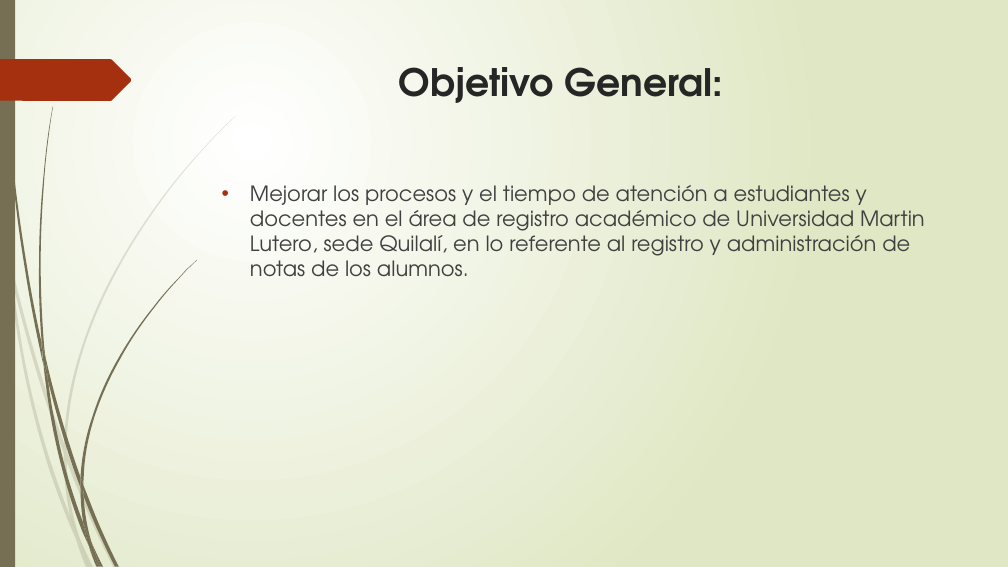
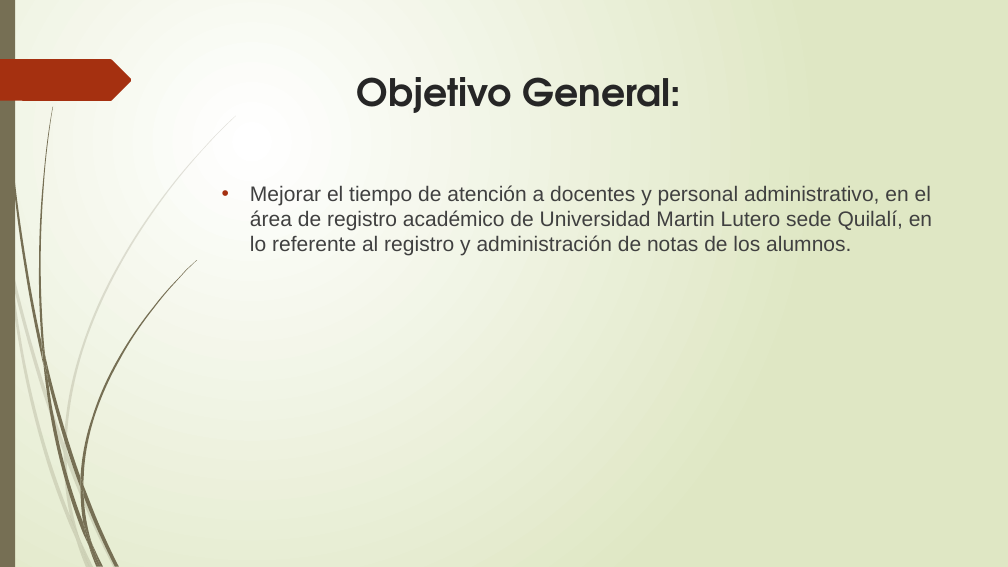
Before and after one commit to francha23/sistema-de-notas, a slide deck: slide 6 of Presentacion/El principio de la sabiduría es el temor.pptx. Drawn at 1008x567 pixels with LibreOffice and Linux fonts; fonts in the diff are those of the drawing. Boxes give left, top, right and bottom in pixels: in the first picture for what was removed or moved away, otherwise in the second. Text is boxed around its words. In the diff, an @@ line names an element or a change of style, - is before the commit and + after.

```diff
--- a/Presentacion/El principio de la sabiduría es el temor.pptx
+++ b/Presentacion/El principio de la sabiduría es el temor.pptx
@@ title "Objetivo General:": place and size @@
-title "Objetivo General:" at box(399, 67, 724, 103)
+title "Objetivo General:" at box(357, 77, 682, 113)
@@ text at box(250, 185, 932, 256): text changed; font TeX Gyre Adventor to Arial @@
-• Mejorar los procesos y el tiempo de atención a estudiantes y docentes en el área de registro académico de Universidad Martin Lutero, sede Quilalí, en lo referente al registro y administración de notas de los alumnos.
+• Mejorar el tiempo de atención a docentes y personal administrativo, en el área de registro académico de Universidad Martin Lutero sede Quilalí, en lo referente al registro y administración de notas de los alumnos.
```
Also in this commit, not shown: 3 other slides changed, 5 slides added, 18 slides removed.
